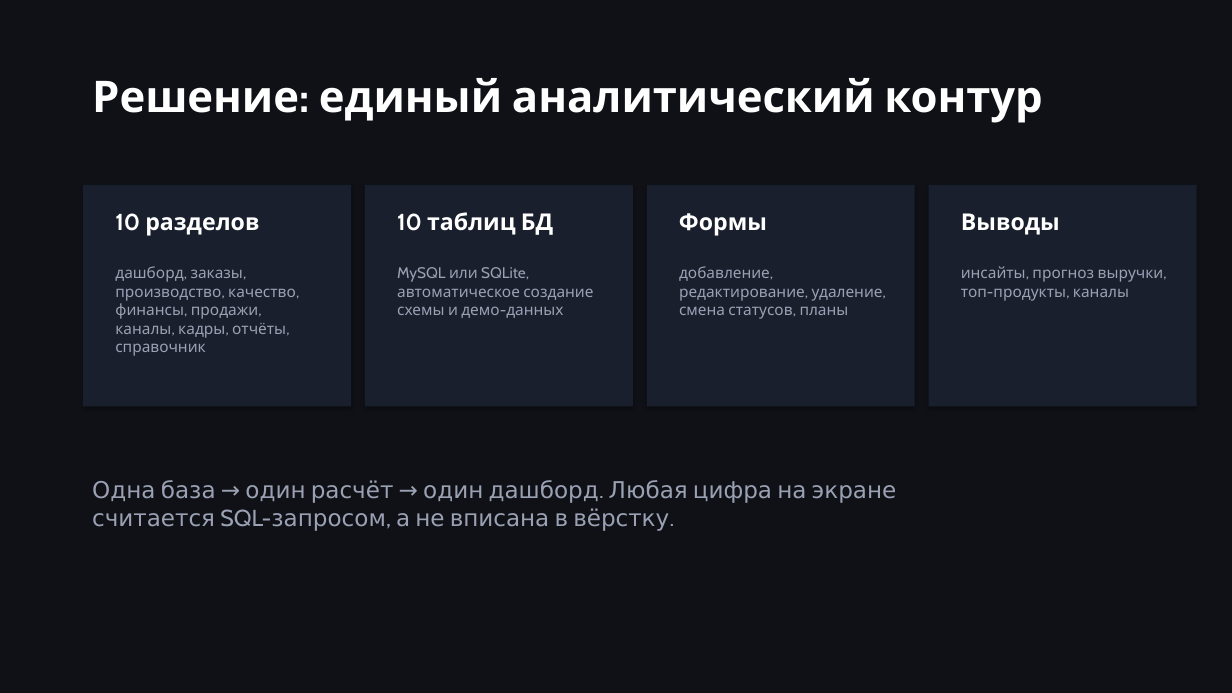
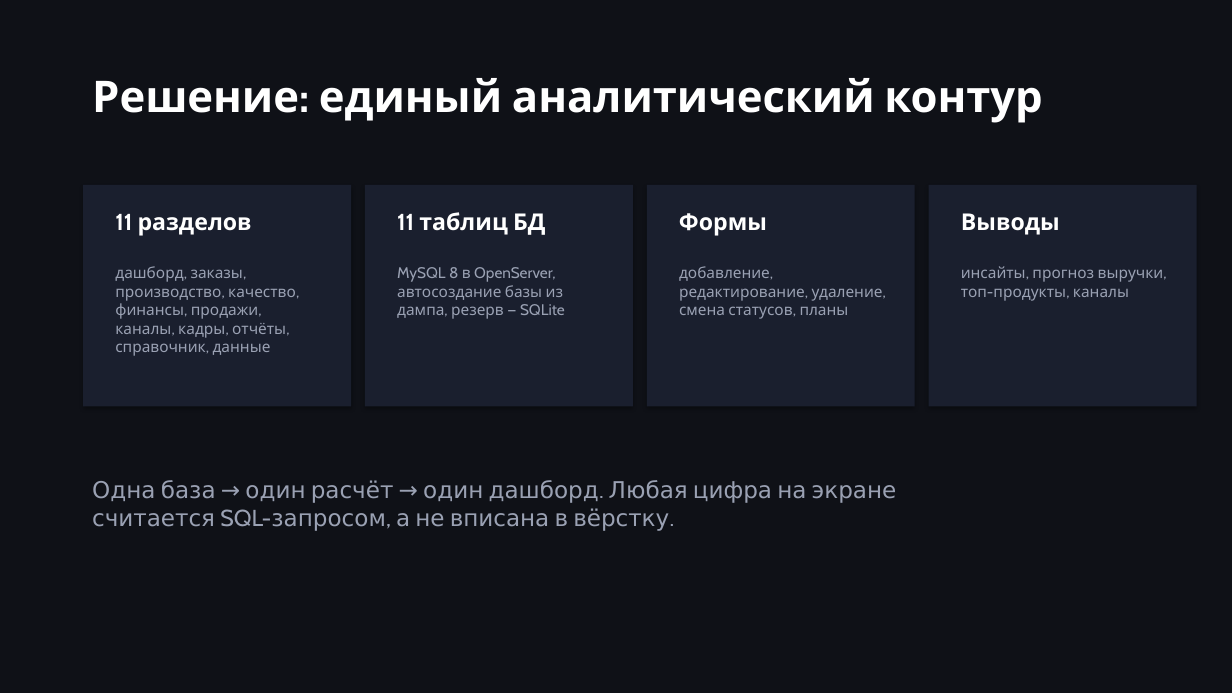
Before and after one commit to lonerwandsoul/mycoursach, a slide deck: slide 3 of ДОКУМЕНТЫ/Презентация_Фаворит.pptx. Drawn at 1232x693 pixels with LibreOffice and Linux fonts; fonts in the diff are those of the drawing. Boxes give left, top, right and bottom in pixels: in the first picture for what was removed or moved away, otherwise in the second. Text is boxed around its words. In the diff, an @@ line names an element or a change of style, - is before the commit and + after.

```diff
--- a/ДОКУМЕНТЫ/Презентация_Фаворит.pptx
+++ b/ДОКУМЕНТЫ/Презентация_Фаворит.pptx
@@ text at [115,214,252,236]: text changed @@
-10 разделов
+11 разделов
@@ text at [397,212,545,235]: text changed @@
-10 таблиц БД
+11 таблиц БД
@@ text at [115,266,296,356]: text changed @@
-дашборд, заказы, производство, качество, финансы, продажи, каналы, кадры, отчёты, справочник
+дашборд, заказы, производство, качество, финансы, продажи, каналы, кадры, отчёты, справочник, данные
@@ text at [397,267,565,319]: text changed @@
-MySQL или SQLite, автоматическое создание схемы и демо-данных
+MySQL 8 в OpenServer, автосоздание базы из дампа, резерв — SQLite
```
Also in this commit, not shown: 4 other files.
